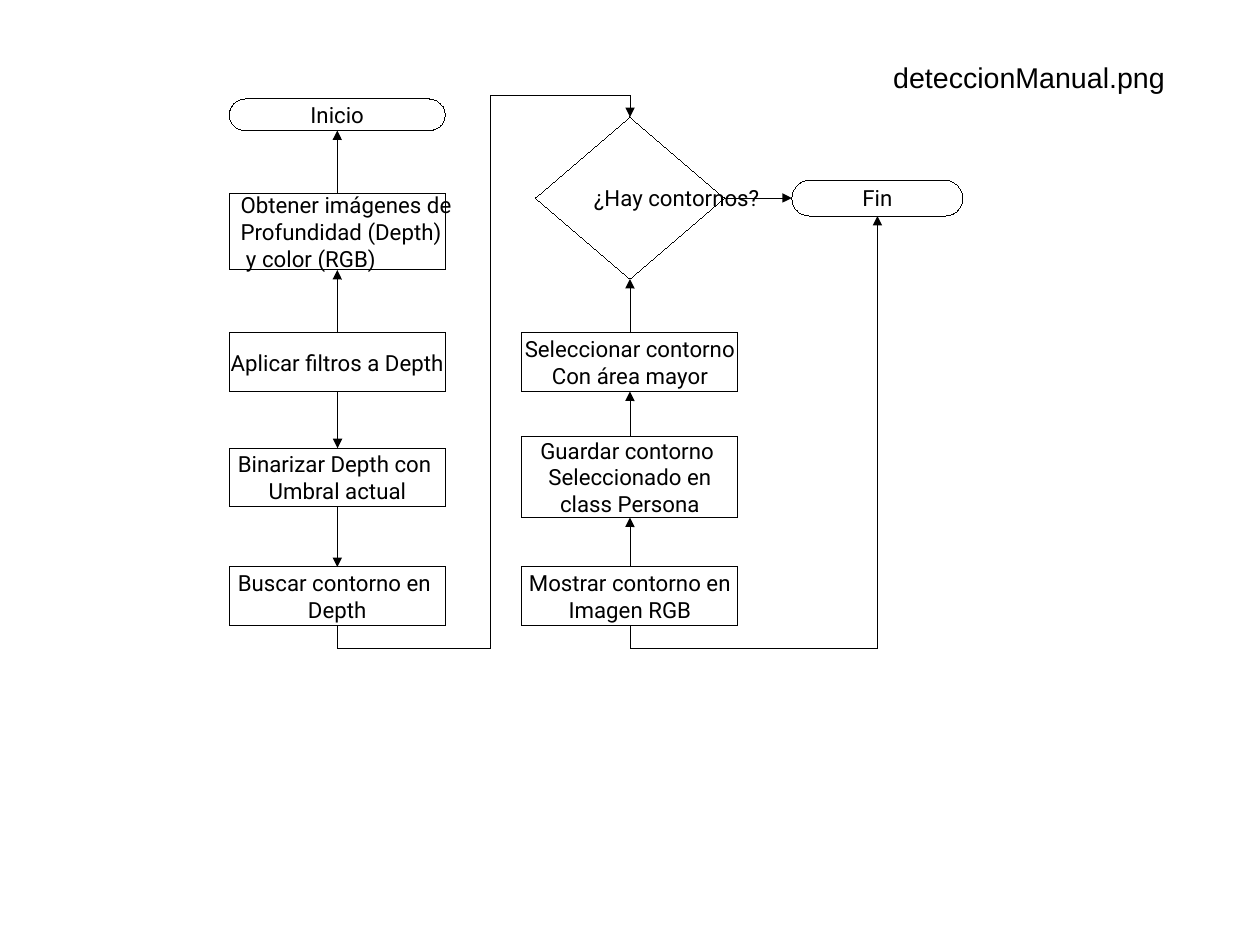
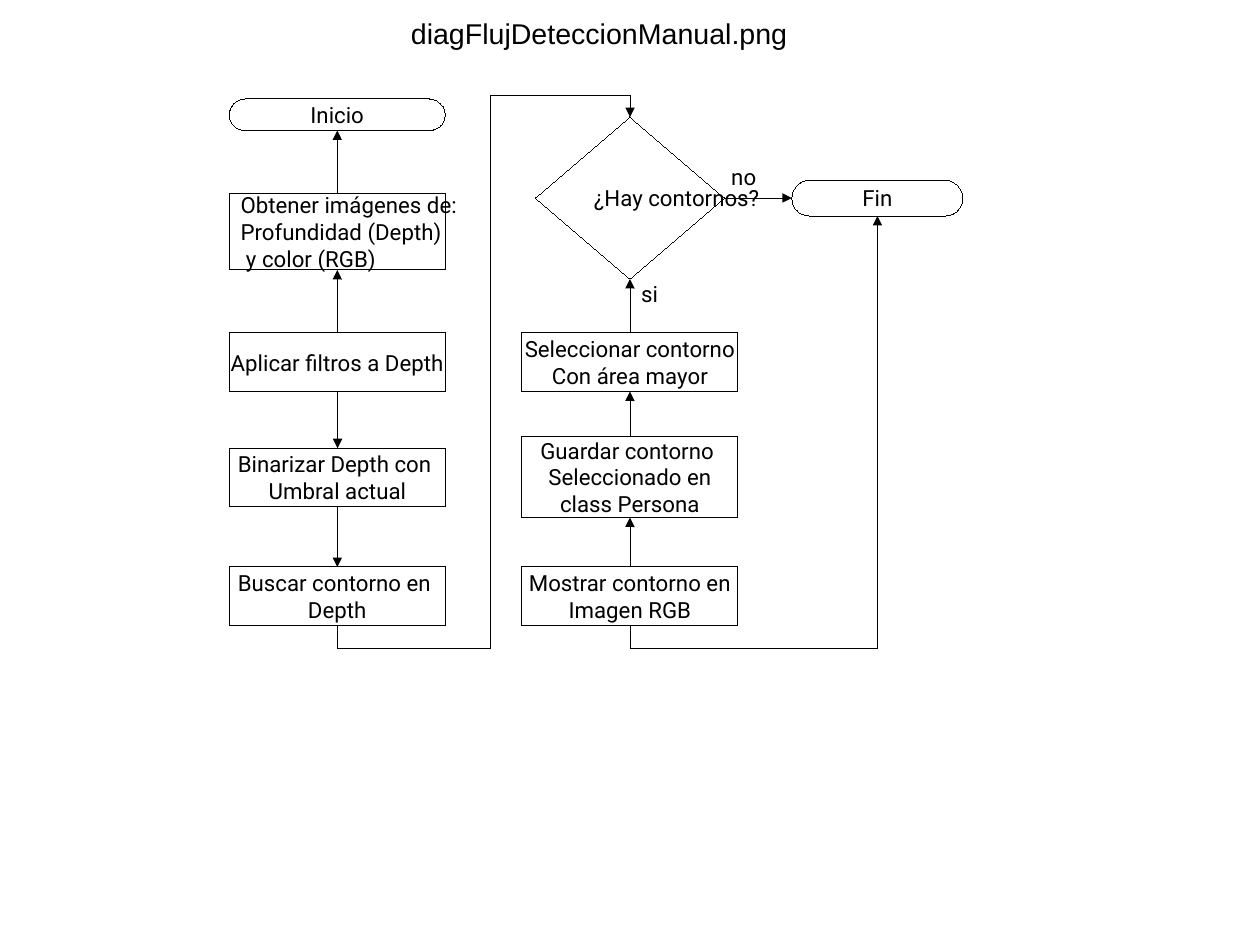
Before and after one commit to yadyguitar/Tesis, a slide deck: slide 14 of documentación/tesis/Diagramas.odp. Drawn at 1260x945 pixels with LibreOffice and Linux fonts; fonts in the diff are those of the drawing. Boxes give left, top, right and bottom in pixels: in the first picture for what was removed or moved away, otherwise in the second. Text is boxed around its words. In the diff, an @@ line names an element or a change of style, - is before the commit and + after.

```diff
--- a/documentación/tesis/Diagramas.odp
+++ b/documentación/tesis/Diagramas.odp
@@ text at [411, 23, 787, 50]: text changed @@
-deteccionManual.png
+diagFlujDeteccionManual.png
@@ text added at [731, 173, 756, 191], 14 pt, text #000000 @@
+no
@@ text in rectangle at [241, 193, 457, 220]: text changed @@
-Obtener imágenes de
+Obtener imágenes de:
@@ text added at [641, 286, 658, 303], 14 pt, text #000000 @@
+si
```
Also in this commit, not shown: 6 slides added, 18 other files.
